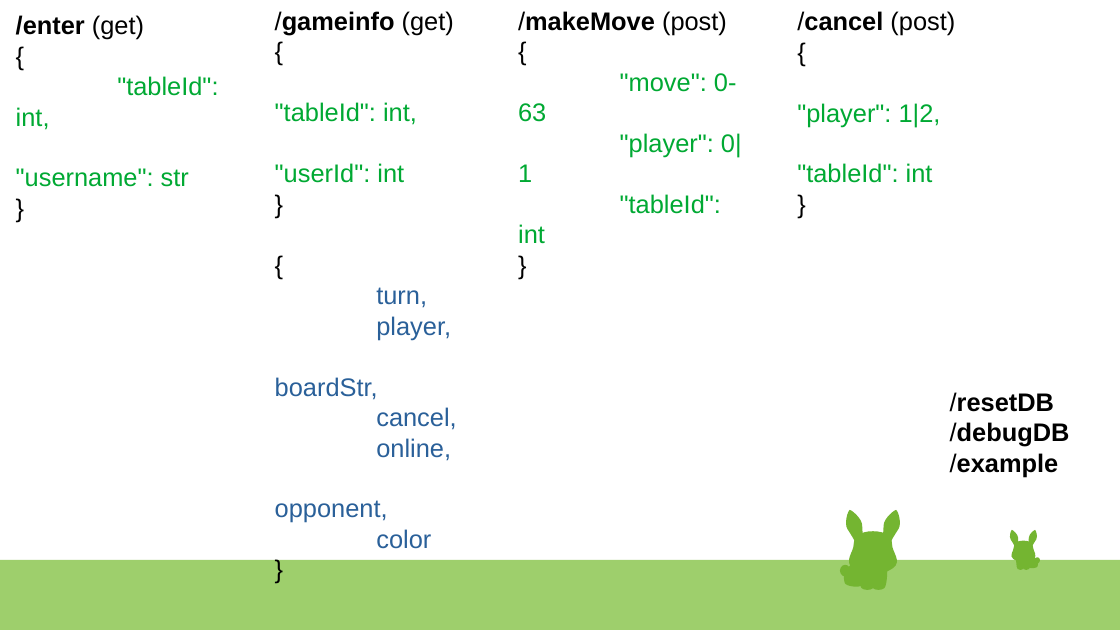
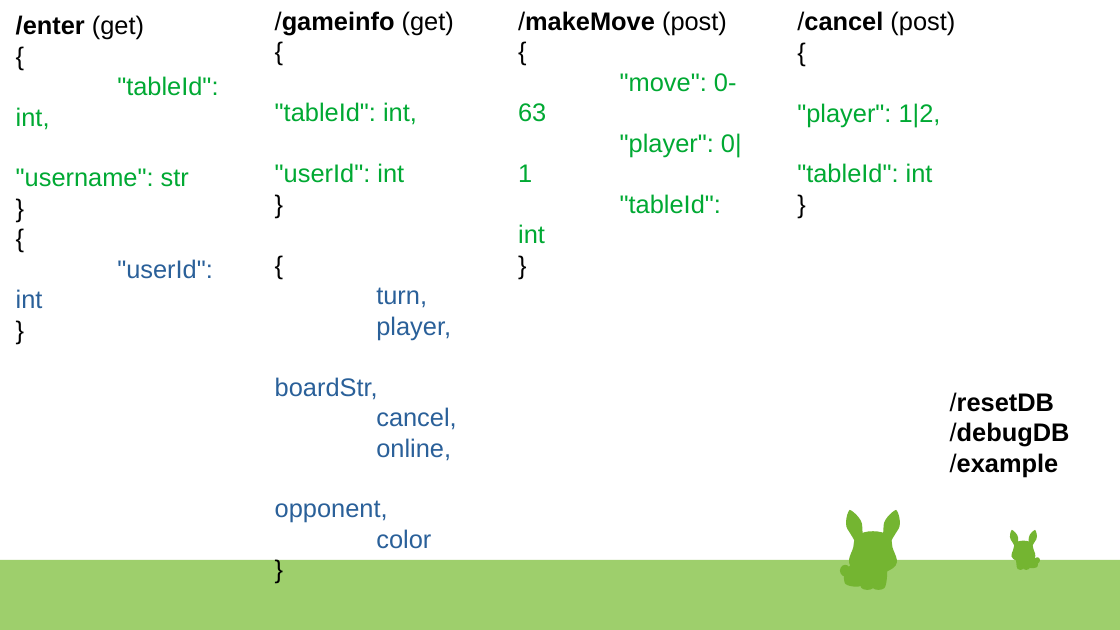
Before and after one commit to ben165/web2, a slide deck: slide 3 of presi/presi.odp. Drawn at 1120x630 pixels with LibreOffice and Linux fonts; fonts in the diff are those of the drawing. Boxes give left, top, right and bottom in pixels: in the first picture for what was removed or moved away, otherwise in the second. Text is boxed around its words. In the diff, an @@ line names an element or a change of style, - is before the commit and + after.

```diff
--- a/presi/presi.odp
+++ b/presi/presi.odp
@@ text at [16, 259, 213, 308]: paragraphs added @@
+{
+"userId": int
+}
```
Also in this commit, not shown: 2 slides added, 2 slides removed, 1 other file.
